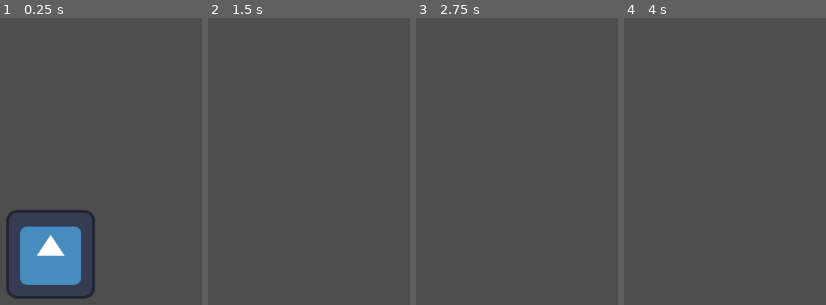
Above: before the commit, frames 1-4 (left to right).
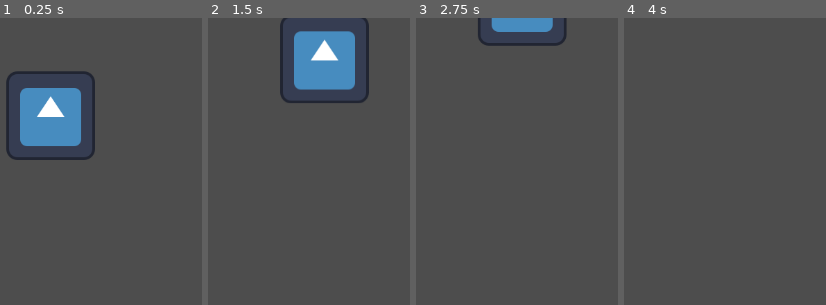
Above: after the commit, the same moments.

Repository: MrPuffyWuff/factory_game
Game: Godot game, scene res://scenes/mainscene.tscn
Two runs of this game, one before a commit and one after it. Both use one fixed random seed, a clock stepped at 60 frames per second and the inputs below. The engine's default icon, where the game draws it, is replaced by a stand-in: a white triangle on a blue panel in a dark square.
Inputs:
- Up to frame 1 (0.25 s): no input
- Up to frame 2 (1.5 s): hold Up (ui_up) 0.53-1.28 s; hold Right (ui_right) from 0.53 s (still down); tap Up (ui_up) at 1.35 s
- Up to frame 3 (2.75 s): tap Up (ui_up) at 1.52, 1.82 s; release Right (ui_right) at 2.03 s; hold Left (ui_left) from 2.03 s (still down); hold Up (ui_up) from 2.03 s (still down)
- Up to frame 4 (4 s): release Left (ui_left) at 2.78 s; release Up (ui_up) at 2.78 s; hold Right (ui_right) from 2.78 s (still down); tap Up (ui_up) at 2.85, 3.02, 3.32 s; hold Up (ui_up) from 3.53 s (still down)

The runs differ from the first frame. In frame 1, 16% of the frame differs, in the area x 2-48%, y 18-98%; in frame 2, 7.5%; in frame 3, 2.2%; in frame 4, nothing differs.

Commit message:
Player script
Player script has officially been updated

Diff:
--- a/scenes/player.gd
+++ b/scenes/player.gd
@@ -2,8 +2,6 @@
 
 @export var Velocity: Vector2 = Vector2(0, 0)
 var speed: int = 100
-var gravity: int = 100
-var jumpPower: int = 1000
 
 func _ready() -> void:
 	pass
@@ -15,8 +13,10 @@
 		velocity.x = -1 * speed
 	else:
 		velocity.x = 0
-	if Input.is_action_pressed("ui_up") and is_on_floor():
-		velocity.y = -1 * jumpPower
+	if Input.is_action_pressed("ui_up"):
+		velocity.y = -1 * speed
+	elif Input.is_action_pressed("ui_down"):
+		velocity.y = speed
 	else:
-		velocity.y += gravity
+		velocity.y = 0
 	move_and_slide()
Not shown: 1 places in scenes/player.tscn that only renumber resources
